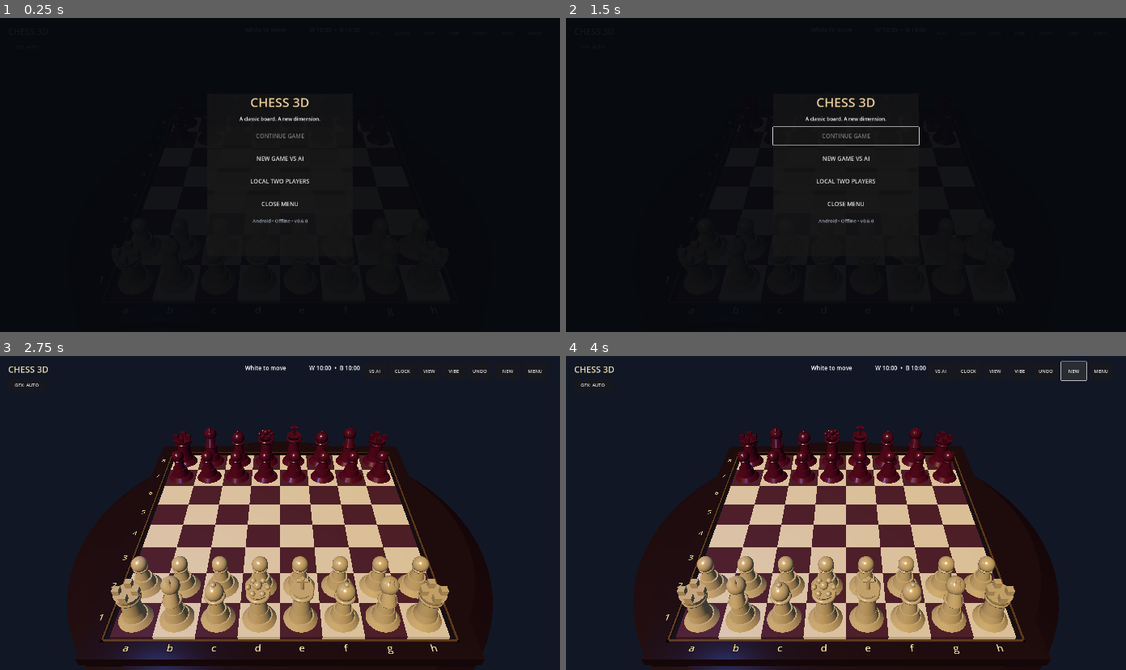
Above: before the commit, frames 1-4 (two rows, left to right).
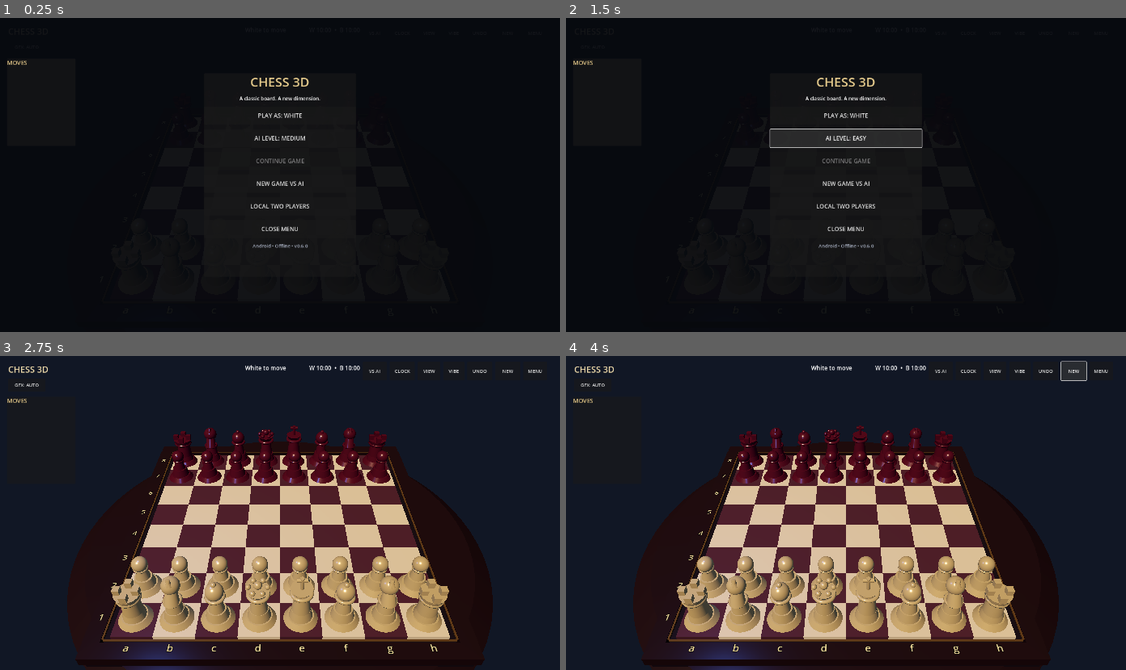
Above: after the commit, the same moments.

Repository: redxbox/chess-3d
Game: Godot game, scene res://src/main/main.tscn
Same seed, same stepped clock (60 frames per second), same inputs: the game is played once before the commit and once after it.
Inputs (mouse positions are in pixels of both pictures, inside the frame that each line leads up to):
- Up to frame 1 (0.25 s): no input
- Up to frame 2 (1.5 s): click (846, 137) at 0.5 s, where only the run after the commit has a clickable "AI LEVEL: MEDIUM"; click (846, 137) at 1.25 s, where only the run after the commit has a clickable "AI LEVEL: HARD"
- Up to frame 3 (2.75 s): click "NEW GAME VS AI" at 2 s
- Up to frame 4 (4 s): click "UNDO" at 2.75 s; click "NEW" at 3.5 s

The runs differ from the first frame. In frame 1, 1.4% of the frame differs, in the area x 1-58%, y 13-74%; in frame 2, 1.7%, in the area x 1-64%, y 13-74%; in frame 3, less than 0.1%; in frame 4, less than 0.1%.

Commit message:
Add player options move history and game over UX
Co-authored-by: arena-agent <297053741+arena-agent@users.noreply.github.com>

Diff:
--- a/src/main/main.gd
+++ b/src/main/main.gd
@@ -17,6 +17,8 @@
 var selected_moves: Array[Dictionary] = []
 var last_move: Dictionary = {}
 var play_vs_ai := true
+var human_color := ChessRules.WHITE
+var ai_difficulty := "medium"
 var ai_thinking := false
 var animating_move := false
 var _dragging := false
@@ -36,6 +38,10 @@
 var _mode_button: Button
 var _menu_overlay: ColorRect
 var _continue_button: Button
+var _color_button: Button
+var _difficulty_button: Button
+var _history_label: RichTextLabel
+var _game_over_dialog: AcceptDialog
 var _has_resumable_game := false
 var clock_enabled := true
 var white_time := 600.0
@@ -78,6 +84,7 @@
 		_update_clock_label()
 		if game.result != "":
 			_update_status()
+			_show_game_over_if_needed()
 			_save_autosave()
 	_autosave_accumulator += delta
 	if _autosave_accumulator >= 5.0:
@@ -388,6 +395,7 @@
 	$UI.add_child(_graphics_button)
 	_update_graphics_button()
 	_create_main_menu()
+	_create_game_panels()
 
 
 func _create_main_menu() -> void:
@@ -401,7 +409,7 @@
 	_menu_overlay.add_child(center)
 	center.set_anchors_and_offsets_preset(Control.PRESET_FULL_RECT)
 	var panel := PanelContainer.new()
-	panel.custom_minimum_size = Vector2(500, 560)
+	panel.custom_minimum_size = Vector2(520, 700)
 	center.add_child(panel)
 	var content := VBoxContainer.new()
 	content.add_theme_constant_override("separation", 16)
@@ -419,6 +427,10 @@
 	subtitle.add_theme_font_size_override("font_size", 17)
 	content.add_child(subtitle)
 
+	_color_button = _menu_button("PLAY AS: " + ("WHITE" if human_color == ChessRules.WHITE else "BLACK"), _cycle_player_color)
+	content.add_child(_color_button)
+	_difficulty_button = _menu_button("AI LEVEL: " + ai_difficulty.to_upper(), _cycle_ai_difficulty)
+	content.add_child(_difficulty_button)
 	_continue_button = _menu_button("CONTINUE GAME", _continue_game)
 	content.add_child(_continue_button)
 	content.add_child(_menu_button("NEW GAME VS AI", _start_ai_game))
@@ -431,6 +443,26 @@
 	version.add_theme_color_override("font_color", Color(0.65, 0.68, 0.75, 1))
 	content.add_child(version)
 	_menu_overlay.hide()
+
+
+func _create_game_panels() -> void:
+	var history_panel := PanelContainer.new()
+	history_panel.position = Vector2(24, 140)
+	history_panel.size = Vector2(235, 300)
+	$UI.add_child(history_panel)
+	_history_label = RichTextLabel.new()
+	_history_label.bbcode_enabled = true
+	_history_label.fit_content = false
+	_history_label.scroll_following = true
+	_history_label.add_theme_font_size_override("normal_font_size", 16)
+	history_panel.add_child(_history_label)
+	_update_move_history()
+
+	_game_over_dialog = AcceptDialog.new()
+	_game_over_dialog.title = "GAME OVER"
+	_game_over_dialog.min_size = Vector2i(460, 240)
+	_game_over_dialog.confirmed.connect(_show_main_menu)
+	$UI.add_child(_game_over_dialog)
 
 
 func _menu_button(text: String, callback: Callable) -> Button:
@@ -442,6 +474,37 @@
 	return button
 
 
+func _cycle_player_color() -> void:
+	human_color = ChessRules.BLACK if human_color == ChessRules.WHITE else ChessRules.WHITE
+	_color_button.text = "PLAY AS: " + ("WHITE" if human_color == ChessRules.WHITE else "BLACK")
+
+
+func _cycle_ai_difficulty() -> void:
+	var levels := ["easy", "medium", "hard"]
+	ai_difficulty = levels[(levels.find(ai_difficulty) + 1) % levels.size()]
+	_difficulty_button.text = "AI LEVEL: " + ai_difficulty.to_upper()
+
+
+func _update_move_history() -> void:
+	if not is_instance_valid(_history_label):
+		return
+	var text := "[color=#d8bd82][font_size=20]MOVES[/font_size][/color]\n\n"
+	for index in game.move_notation.size():
+		if index % 2 == 0:
+			text += "%d. " % (index / 2 + 1)
+		text += game.move_notation[index] + ("\n" if index % 2 == 1 else "    ")
+	_history_label.text = text
+	_history_label.scroll_to_line(maxi(0, game.move_notation.size() / 2 - 1))
+
+
+func _show_game_over_if_needed() -> void:
+	if game.result == "" or not is_instance_valid(_game_over_dialog):
+		return
+	_game_over_dialog.dialog_text = game.result + "\n\nThe game has been saved to your history."
+	_game_over_dialog.popup_centered()
+	_haptic(80)
+
+
 func _show_main_menu() -> void:
 	if not is_instance_valid(_menu_overlay):
 		return
@@ -460,8 +523,13 @@
 	play_vs_ai = true
 	_mode_button.text = "VS AI"
 	_new_game()
+	camera_rig.rotation.y = 0.0 if human_color == ChessRules.WHITE else PI
 	_has_resumable_game = true
 	_continue_game()
+	if game.turn != human_color:
+		ai_thinking = true
+		_update_status()
+		get_tree().create_timer(0.35).timeout.connect(_play_ai_move)
 
 
 func _start_local_game() -> void:
@@ -543,8 +611,10 @@
 	_create_pieces()
 	_draw_highlights()
 	_update_status()
+	_update_move_history()
+	_show_game_over_if_needed()
 	_save_autosave()
-	if play_vs_ai and game.turn == ChessRules.BLACK and game.result == "":
+	if play_vs_ai and game.turn != human_color and game.result == "":
 		ai_thinking = true
 		_update_status()
 		get_tree().create_timer(0.45).timeout.connect(_play_ai_move)
@@ -562,7 +632,13 @@
 	var best_score := -999
 	var values := {"p": 1, "n": 3, "b": 3, "r": 5, "q": 9, "k": 0, "": 0}
 	for move in moves:
-		var score: int = values[move.captured.to_lower()] * 10 + randi_range(0, 5)
+		var capture_score: int = values[move.captured.to_lower()] * 10
+		var center_score: int = 4 - int(absf(move.to.x - 3.5) + absf(move.to.y - 3.5))
+		var score := 0
+		match ai_difficulty:
+			"easy": score = randi_range(0, 20)
+			"hard": score = capture_score * 2 + center_score * 2 + randi_range(0, 2)
+			_: score = capture_score + center_score + randi_range(0, 6)
 		if score > best_score:
 			best_score = score
 			best_moves = [move]
@@ -580,6 +656,8 @@
 	_create_pieces()
 	_draw_highlights()
 	_update_status()
+	_update_move_history()
+	_show_game_over_if_needed()
 	_save_autosave()
 
 
@@ -817,6 +895,8 @@
 		"camera_yaw": camera_rig.rotation.y,
 		"camera_distance": camera.position.length(),
 		"play_vs_ai": play_vs_ai,
+		"human_color": human_color,
+		"ai_difficulty": ai_difficulty,
 		"saved_at": Time.get_unix_time_from_system()
 	}
 	var file := FileAccess.open(AUTOSAVE_PATH, FileAccess.WRITE)
@@ -853,6 +933,10 @@
 	camera_rig.rotation.y = float(parsed.get("camera_yaw", 0.0))
 	_set_camera_distance(float(parsed.get("camera_distance", camera.position.length())))
 	play_vs_ai = bool(parsed.get("play_vs_ai", true))
+	human_color = int(parsed.get("human_color", ChessRules.WHITE))
+	ai_difficulty = parsed.get("ai_difficulty", "medium")
+	if ai_difficulty not in ["easy", "medium", "hard"]:
+		ai_difficulty = "medium"
 	game.result = parsed.get("result", game.result)
 	return true
 
@@ -861,13 +945,14 @@
 	if ai_thinking or animating_move:
 		return
 	last_move.clear()
-	if game.undo() and play_vs_ai and game.turn == ChessRules.BLACK:
+	if game.undo() and play_vs_ai and game.turn != human_color:
 		game.undo()
 	selected = Vector2i(-1, -1)
 	selected_moves.clear()
 	_draw_highlights()
 	_create_pieces()
 	_update_status()
+	_update_move_history()
 	_save_autosave()
 
 
@@ -883,6 +968,7 @@
 	_draw_highlights()
 	_create_pieces()
 	_update_status()
+	_update_move_history()
 	_save_autosave()
 
 
Not shown, changed: export_presets.cfg
Not shown, changed: .github/workflows/ci.yml
Not shown, changed: ROADMAP.md
